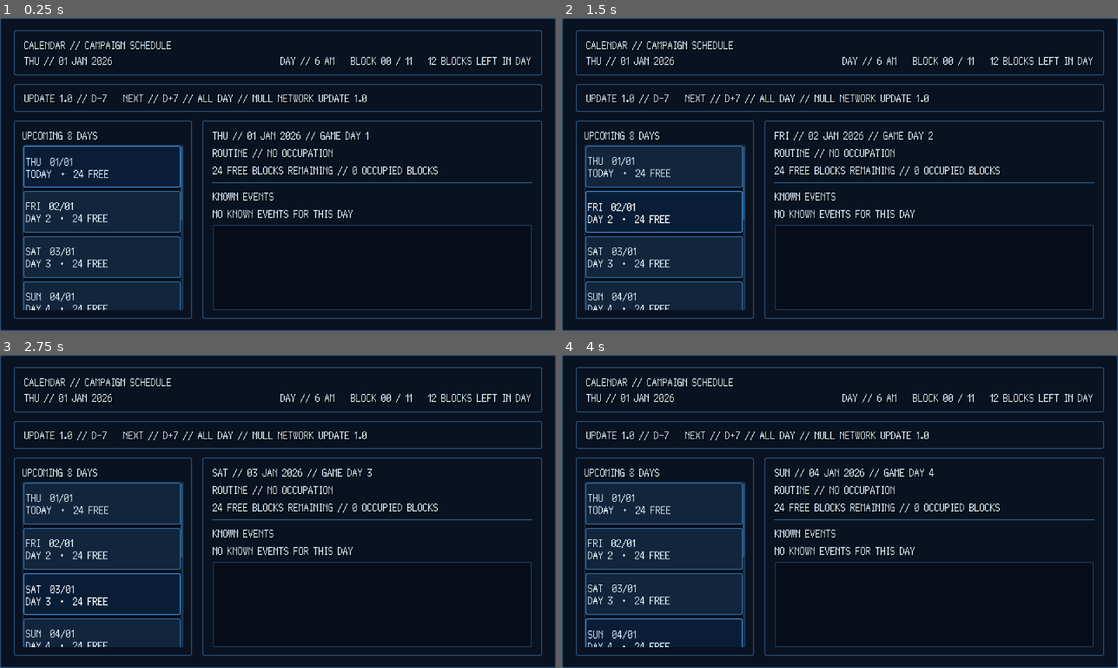
Above: before the commit, frames 1-4 (two rows, left to right).
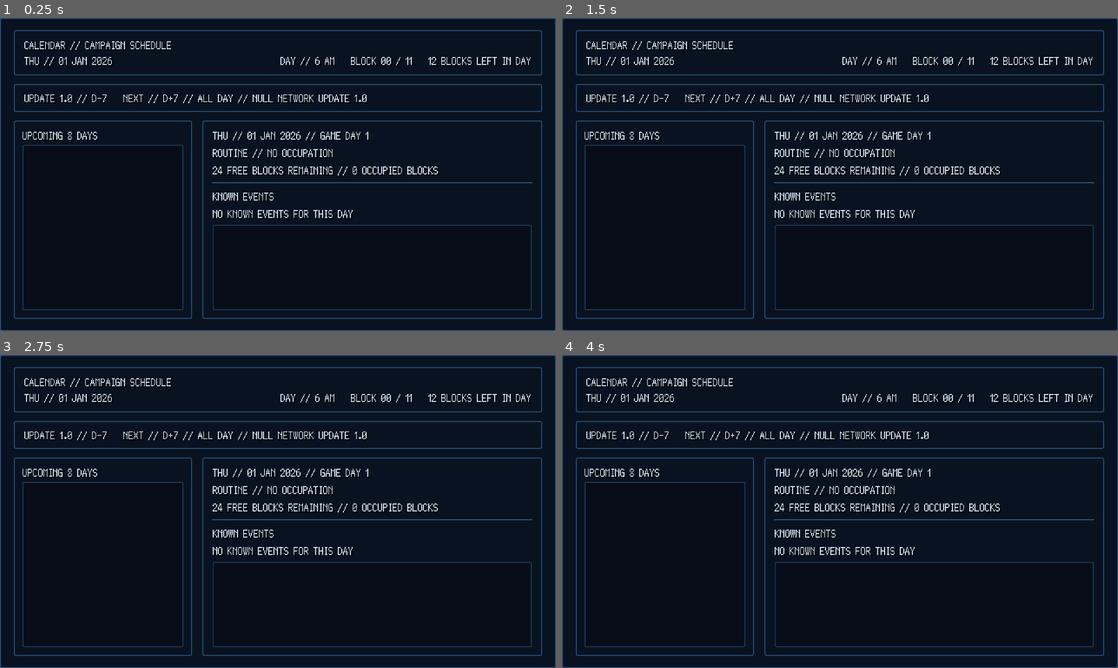
Above: after the commit, the same moments.

Repository: GYU-GAZE/NULL-NETWORK
Game: Godot game, scene res://apps/calendar/calendar_app.tscn
The game is run twice, just before and just after one commit, with the same random seed, the same clock (stepped at 60 frames per second) and the same inputs. This scene is started directly instead of the project's main scene. The engine's default icon, where the game draws it, is replaced by a stand-in: a white triangle on a blue panel in a dark square.
Inputs (mouse positions are in pixels of both pictures, inside the frame that each line leads up to):
- Up to frame 1 (0.25 s): no input
- Up to frame 2 (1.5 s): click (662, 168) at 0.5 s, where only the run before the commit has a clickable "THU 01/01 TODAY · 24 FREE"; click (662, 212) at 1.25 s, where only the run before the commit has a clickable "FRI 02/01 DAY 2 · 24 FREE"
- Up to frame 3 (2.75 s): click (100, 592) at 2 s, where only the run before the commit has a clickable "SAT 03/01 DAY 3 · 24 FREE"
- Up to frame 4 (4 s): click (662, 639) at 2.75 s, where only the run before the commit has a clickable "SUN 04/01 DAY 4 · 24 FREE"; tap Enter at 3.5 s; move the mouse to (962, 495) at 3.52 s; hold D (local_area_move_right) from 3.53 s (still down); tap E (local_area_interact) at 3.6 s; click (962, 495) at 3.67 s

The runs differ from the first frame. In frame 1, 14% of the frame differs, in the area x 4-33%, y 7-94%; in frame 2, 15%; in frame 3, 15%, in the area x 4-67%, y 7-94%; in frame 4, 15%.

Commit message:
Render Calendar lists through reusable components

Diff:
--- a/apps/calendar/calendar_app.gd
+++ b/apps/calendar/calendar_app.gd
@@ -1,5 +1,10 @@
 extends PanelContainer
 class_name CalendarApp
+
+
+@export_category("Calendar Components")
+@export var day_button_scene: PackedScene
+@export var event_card_scene: PackedScene
 
 
 @onready var current_date_label: Label = %CurrentDateLabel
@@ -146,19 +151,12 @@
 
 		var day: Dictionary = day_value as Dictionary
 		var game_day: int = int(day.get("game_day", -1))
-		var button := Button.new()
-		button.toggle_mode = true
-		button.alignment = HORIZONTAL_ALIGNMENT_LEFT
-		button.custom_minimum_size.y = 48.0
-		button.text = "%s  %02d/%02d\n%s  ·  %d FREE" % [
-			str(day.get("weekday_name", "---")),
-			int(day.get("calendar_day", 1)),
-			int(day.get("month", 1)),
-			"TODAY" if bool(day.get("is_today", false)) else "DAY %d" % game_day,
-			int(day.get("remaining_free_blocks", 0))
-		]
-		button.set_meta(&"game_day", game_day)
-		button.pressed.connect(_on_day_button_pressed.bind(game_day))
+		var button := _instantiate_day_button()
+		if button == null:
+			continue
+
+		button.setup(day)
+		button.day_selected.connect(_on_day_button_pressed)
 		day_button_list.add_child(button)
 		_day_buttons[game_day] = button
 
@@ -167,10 +165,10 @@
 
 func _update_day_button_selection() -> void:
 	for raw_day: Variant in _day_buttons:
-		var button := _day_buttons[raw_day] as Button
+		var button := _day_buttons[raw_day] as CalendarDayButton
 
 		if button != null:
-			button.button_pressed = int(raw_day) == _selected_game_day
+			button.set_selected(int(raw_day) == _selected_game_day)
 
 
 func _render_selected_day() -> void:
@@ -203,45 +201,40 @@
 
 
 func _render_event(event: Dictionary) -> void:
-	var panel := PanelContainer.new()
-	panel.custom_minimum_size.y = 72.0
-	var margin := MarginContainer.new()
-	margin.add_theme_constant_override("margin_left", 10)
-	margin.add_theme_constant_override("margin_top", 8)
-	margin.add_theme_constant_override("margin_right", 10)
-	margin.add_theme_constant_override("margin_bottom", 8)
-	var content := VBoxContainer.new()
-	var header := Label.new()
-	header.text = "%s // %s" % [
-		str(event.get("time_label", "")),
-		str(event.get("kind_label", "EVENT"))
-	]
-	var title := Label.new()
-	title.text = str(event.get("title", "UNKNOWN EVENT"))
-	title.autowrap_mode = TextServer.AUTOWRAP_WORD_SMART
-	var description := Label.new()
-	description.text = str(event.get("description", ""))
-	description.autowrap_mode = TextServer.AUTOWRAP_WORD_SMART
+	var card := _instantiate_event_card()
+	if card == null:
+		return
+
+	var location_name := ""
 	var location_id: String = str(event.get("location_id", "")).strip_edges()
-
 	if not location_id.is_empty():
 		var location: MapLocation = ContentRegistry.get_location(location_id)
-		var location_label := Label.new()
-		location_label.text = "LOCATION // %s" % (
-			location.location_name if location != null else location_id
-		)
-		content.add_child(header)
-		content.add_child(title)
-		content.add_child(description)
-		content.add_child(location_label)
-	else:
-		content.add_child(header)
-		content.add_child(title)
-		content.add_child(description)
-
-	margin.add_child(content)
-	panel.add_child(margin)
-	event_list.add_child(panel)
+		location_name = location.location_name if location != null else location_id
+
+	card.setup(event, location_name)
+	event_list.add_child(card)
+
+
+func _instantiate_day_button() -> CalendarDayButton:
+	if day_button_scene == null:
+		push_error("CalendarApp requires day_button_scene.")
+		return null
+
+	var instance := day_button_scene.instantiate() as CalendarDayButton
+	if instance == null:
+		push_error("CalendarApp day_button_scene must instantiate CalendarDayButton.")
+	return instance
+
+
+func _instantiate_event_card() -> CalendarEventCard:
+	if event_card_scene == null:
+		push_error("CalendarApp requires event_card_scene.")
+		return null
+
+	var instance := event_card_scene.instantiate() as CalendarEventCard
+	if instance == null:
+		push_error("CalendarApp event_card_scene must instantiate CalendarEventCard.")
+	return instance
 
 
 func _get_selected_day_snapshot() -> Dictionary:
